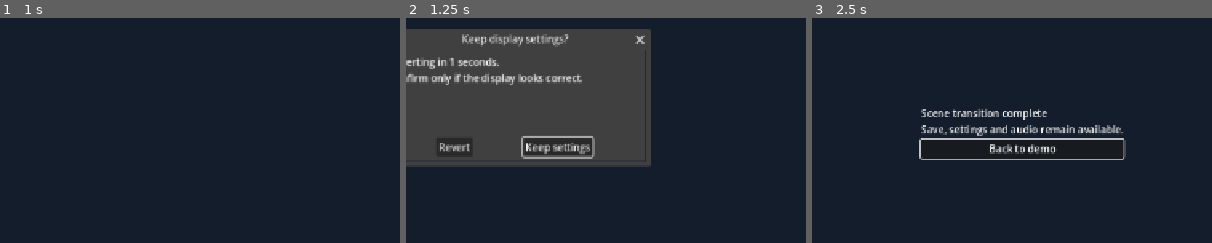
Above: before the commit, frames 1-3 (left to right).
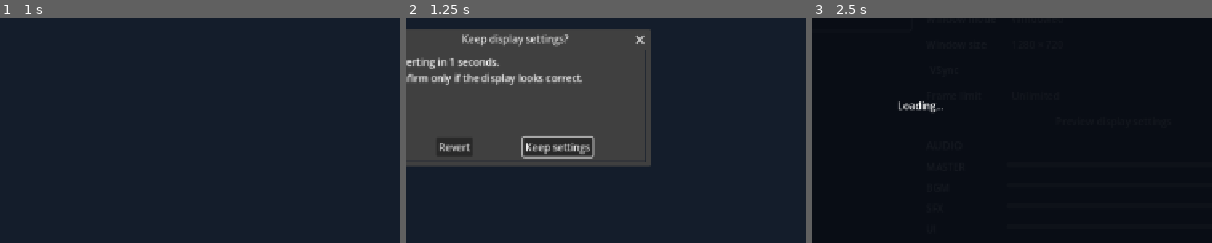
Above: after the commit, the same moments.

Repository: harpuria/godot-pc-template
Game: Godot game, scene res://tests/integration.tscn
Same seed, same stepped clock (60 frames per second), same inputs: the game is played once before the commit and once after it. This scene is started directly instead of the project's main scene.
Inputs (mouse positions are % of the whole screen's width and height, from its top left):
- Up to frame 1 (1 s): tap Enter at 0.5 s; move the mouse to (72, 45) at 0.52 s; hold D (move_right) from 0.53 s (still down); hold Space (primary_action) from 0.53 s (still down); click (72, 45) at 0.67 s
- Up to frame 2 (1.25 s): keep holding D (move_right); keep holding Space (primary_action)
- Up to frame 3 (2.5 s): move the mouse to (30, 55) at 1.27 s; release D (move_right) at 1.28 s; release Space (primary_action) at 1.28 s; hold S (move_down) 1.28-2.03 s; tap Space (primary_action) at 1.35, 2 s; move the mouse to (60, 28) at 2.02 s; hold D (move_right) from 2.03 s (still down); hold Space (primary_action) from 2.03 s (still down); tap Ctrl at 2.1 s
The pictures show only the part of the screen within x 36-86%, y 30-80%; the shares and areas given below are measured in that part.

Frame 1 is identical in both runs. In frame 3, 4.0% of the frame differs, in the area x 21-79%, y 36-64%.
Error before the commit: Invalid access to property or key 'progress' on a base object of type 'Dictionary'. (res://tests/integration.gd:111)
Error after the commit: Invalid access to property or key 'progress' on a base object of type 'Dictionary'. (res://tests/integration.gd:112)

Commit message:
Add reusable pause menu and quit dialogs with close fallbacks
- ui/menus/pause_menu.gd (PauseMenu): Esc/Start menu with resume,
  settings and quit; follows App's "menu" pause reason.
- ui/dialogs/quit_dialogs.gd (QuitDialogs): quit confirmation and
  save-failure dialog (stay / retry / quit without saving). App owns
  the default instance as App.dialogs.
- App: emit pause_reason_changed; show the fallback save-failure dialog
  when no game UI handles quit_failed, so the window close button never
  silently does nothing; allow closing before/after a failed init.
- Bootstrap shows a visible message when init or the main scene fails.
- Demo now uses PauseMenu and App.dialogs instead of private dialogs.
- Tests cover pause menu, reason signals, close fallback and closing
  after a failed init.

Co-Authored-By: Claude Opus 5.5 <noreply@anthropic.com>
Claude-Session: https://claude.ai/code/session_01WmNWBsH2idDUNSkUbD8Xub

Diff:
--- a/autoload/app.gd
+++ b/autoload/app.gd
@@ -7,8 +7,11 @@
 signal quit_requested
 signal quit_failed(error: int)
 signal quitting
+signal pause_reason_changed(reason: String, active: bool)
 var ready_for_game := false
 var store: StoreService
+## 앱 수명의 종료 확인·저장 실패 대화상자. 게임 UI가 신호를 처리하지 않을 때 기본으로 사용한다.
+var dialogs := QuitDialogs.new()
 var _registered_store_adapter: StoreAdapter
 var _pause_reasons: Dictionary = {}
 var _audio_reasons: Dictionary = {}
@@ -16,6 +19,7 @@
 
 func _ready() -> void:
 	process_mode = Node.PROCESS_MODE_ALWAYS
+	add_child(dialogs)
 
 ## 게임 init hook에서 검증한 Adapter를 등록한다. App 초기화 뒤에는 교체하지 않는다.
 func register_store_adapter(adapter: StoreAdapter) -> Error:
@@ -55,6 +59,7 @@
 ## 다른 코드가 먼저 pause한 SceneTree는 App이 임의로 재개하지 않는다.
 func set_paused(reason: String, enabled: bool) -> void:
 	var was_paused := not _pause_reasons.is_empty()
+	var was_active := _pause_reasons.has(reason)
 	if enabled:
 		_pause_reasons[reason] = true
 	else:
@@ -71,6 +76,8 @@
 		_owns_tree_pause = false
 		resumed.emit()
 	_update_audio()
+	if was_active != enabled:
+		pause_reason_changed.emit(reason, enabled)
 
 ## 특정 pause 이유가 활성화되어 있는지 반환한다.
 func has_pause_reason(reason: String) -> bool:
@@ -78,6 +85,9 @@
 
 func _notification(what: int) -> void:
 	if not ready_for_game:
+		# 초기화 전이나 init hook 실패 후에는 저장할 진행이 없으므로 창 닫기를 바로 허용한다.
+		if what == NOTIFICATION_WM_CLOSE_REQUEST:
+			get_tree().quit()
 		return
 	match what:
 		NOTIFICATION_APPLICATION_FOCUS_OUT:
@@ -108,10 +118,13 @@
 	AudioManager.set_suspended(suspend_for_pause or not _audio_reasons.is_empty())
 
 ## 변경된 진행을 저장한 후 종료한다. 실패하면 UI가 복구를 선택할 수 있도록 종료를 보류한다.
+## quit_failed를 구독한 곳이 없으면 기본 저장 실패 대화상자를 표시한다.
 func request_quit() -> Error:
 	var error := SaveManager.flush()
 	if error != OK:
 		quit_failed.emit(error)
+		if quit_failed.get_connections().is_empty():
+			dialogs.show_save_failure(error)
 		return error
 	WindowManager.revert_preview()
 	quitting.emit()
--- a/scenes/bootstrap.gd
+++ b/scenes/bootstrap.gd
@@ -8,13 +8,23 @@
 	var error := run_init_script(path)
 	if error != OK:
 		push_error("Game init script failed (%s): %s" % [error_string(error), path])
-		# 저장 schema나 Adapter 등록이 빠진 상태로 게임을 시작하지 않는다.
+		# 저장 schema나 Adapter 등록이 빠진 상태로 게임을 시작하지 않는다. 창은 닫을 수 있다.
+		_show_failure("The game could not start (%s).\nCheck the log for details." % error_string(error))
 		return
 	App.initialize()
 	var scene := str(GameConfig.value("app", "main_scene", "res://scenes/main.tscn"))
 	error = SceneManager.change_scene(scene)
 	if error != OK:
 		push_error("Cannot open main scene: %s" % scene)
+		_show_failure("Cannot open the main scene:\n%s" % scene)
+
+func _show_failure(message: String) -> void:
+	var label := Label.new()
+	label.text = message
+	label.horizontal_alignment = HORIZONTAL_ALIGNMENT_CENTER
+	label.vertical_alignment = VERTICAL_ALIGNMENT_CENTER
+	label.set_anchors_and_offsets_preset(Control.PRESET_FULL_RECT)
+	add_child(label)
 
 ## RefCounted 초기화 script의 계약을 검사하고 hook을 한 번 호출한다.
 static func run_init_script(path: String) -> Error:
--- a/scenes/demo.gd
+++ b/scenes/demo.gd
@@ -3,9 +3,7 @@
 
 var _status := Label.new()
 var _device := Label.new()
-var _quit_dialog := ConfirmationDialog.new()
-var _error_dialog := AcceptDialog.new()
-var _pause_button: Button
+var _pause_menu := PauseMenu.new()
 var _save_count := 0
 
 func _ready() -> void:
@@ -31,10 +29,10 @@
 	header.add_child(title)
 	var quit_button := Button.new()
 	quit_button.text = "Quit"
-	quit_button.pressed.connect(_show_quit)
+	quit_button.pressed.connect(App.dialogs.confirm_quit)
 	header.add_child(quit_button)
 	var subtitle := Label.new()
-	subtitle.text = "Godot %s · Windows / macOS · %s · %s" % [GameConfig.ENGINE_VERSION, App.store.channel,
+	subtitle.text = "Godot %s · %s · %s · %s" % [GameConfig.ENGINE_VERSION, DesktopPlatform.current(), App.store.channel,
 		"Development Mock" if App.store.is_mock() else ("Store connected" if App.store.available else "Local play")]
 	layout.add_child(subtitle)
 	_status.text = "Ready. Save files live in your user data folder."
@@ -64,7 +62,7 @@
 	_button(actions, "Stop BGM", AudioManager.stop_bgm)
 	_button(actions, "Play SFX", func(): AudioManager.play_sfx(preload("res://assets/demo/tone.wav")))
 	_button(actions, "Play UI sound", func(): AudioManager.play_ui(preload("res://assets/demo/tone.wav")))
-	_pause_button = _button(actions, "Pause / resume", _toggle_pause)
+	_button(actions, "Open pause menu", _pause_menu.open)
 	_button(actions, "Scene transition", func():
 		App.set_paused("menu", false)
 		SceneManager.change_scene("res://scenes/transition_demo.tscn"))
@@ -88,26 +86,10 @@
 	InputManager.device_changed.connect(_update_device)
 	InputManager.controller_connection_changed.connect(func(_id: int, _connected: bool): _update_device(InputManager.active_device))
 	SaveManager.save_failed.connect(func(error: int): _log("Save failed: " + error_string(error)))
-	App.paused.connect(func(): _pause_button.text = "Resume (Esc / Start)")
-	App.resumed.connect(func(): _pause_button.text = "Pause / resume")
-	_quit_dialog.title = "Quit game?"
-	_quit_dialog.dialog_text = "Your progress will be saved before quitting."
-	_quit_dialog.ok_button_text = "Save and quit"
-	_quit_dialog.confirmed.connect(func(): App.request_quit())
-	_quit_dialog.canceled.connect(func(): App.set_paused("quit_dialog", false))
-	add_child(_quit_dialog)
-	_error_dialog.title = "Progress could not be saved"
-	_error_dialog.add_button("Quit without saving", false, "discard")
-	_error_dialog.custom_action.connect(func(action: StringName):
-		if action == &"discard":
-			App.quit_without_saving())
-	_error_dialog.confirmed.connect(func(): App.set_paused("quit_dialog", false))
-	_error_dialog.canceled.connect(func(): App.set_paused("quit_dialog", false))
-	add_child(_error_dialog)
-	App.quit_requested.connect(_show_quit)
-	App.quit_failed.connect(func(error: int):
-		_error_dialog.dialog_text = "Save failed: %s\nYou can stay and retry, or quit without saving." % error_string(error)
-		_error_dialog.popup_centered(Vector2i(460, 200)))
+	# 재사용 pause 메뉴: Esc / Start로 열고 닫는다. 저장 실패 대화상자는 App.dialogs가 기본 제공한다.
+	_pause_menu.operation_failed.connect(func(error: int): _log("Settings: " + error_string(error)))
+	add_child(_pause_menu)
+	App.quit_requested.connect(_on_quit_requested)
 	if SaveManager.write_blocked:
 		_log("Save could not be loaded. Original file preserved; writing is blocked.")
 	first.grab_focus()
@@ -137,12 +119,8 @@
 	var error := SaveManager.load_slot()
 	_log("Loaded demo_count=%s" % SaveManager.data.get("demo_count", 0) if error == OK else "Load failed: " + error_string(error))
 
-func _show_quit() -> void:
-	App.set_paused("quit_dialog", true)
-	_quit_dialog.popup_centered(Vector2i(420, 160))
-
-func _toggle_pause() -> void:
-	App.set_paused("menu", not App.has_pause_reason("menu"))
+func _on_quit_requested() -> void:
+	App.dialogs.confirm_quit()
 
 func _update_device(device: String) -> void:
 	_device.text = "Active input: %s · controllers: %d" % [device, Input.get_connected_joypads().size()]
@@ -152,8 +130,5 @@
 	AppLogger.info("Demo", message)
 
 func _unhandled_input(event: InputEvent) -> void:
-	if event.is_action_pressed("pause") and not event.is_echo() and InputManager.capturing.is_empty():
-		_toggle_pause()
-		get_viewport().set_input_as_handled()
-	elif event.is_action_pressed("primary_action") and not event.is_echo():
+	if event.is_action_pressed("primary_action") and not event.is_echo():
 		_log("Primary action received from " + InputManager.active_device)
--- a/tests/bootstrap_failure.gd
+++ b/tests/bootstrap_failure.gd
@@ -18,6 +18,14 @@
 	await get_tree().process_frame
 	var blocked := not App.ready_for_game and App.store == null and SaveManager.data == {"untouched": true} \
 		and not SceneManager.transitioning and get_tree().current_scene == self
-	print("BOOTSTRAP_FAILURE: entry_blocked=%s" % blocked)
+	var message_shown := bootstrap.get_children().any(func(child: Node): return child is Label)
+	print("BOOTSTRAP_FAILURE: entry_blocked=%s message_shown=%s" % [blocked, message_shown])
 	DirAccess.remove_absolute(SaveManager.storage_path.get_base_dir())
-	get_tree().quit(0 if blocked else 1)
+	if not blocked or not message_shown:
+		get_tree().quit(1)
+		return
+	# 초기화 실패 후에도 창 닫기 요청으로 종료할 수 있어야 한다.
+	App.notification(NOTIFICATION_WM_CLOSE_REQUEST)
+	await get_tree().create_timer(1.0).timeout
+	print("BOOTSTRAP_FAILURE: close_allowed=false")
+	get_tree().quit(1)
--- a/tests/integration.gd
+++ b/tests/integration.gd
@@ -67,6 +67,7 @@
 	_settings_checks()
 	_input_checks()
 	_pause_checks()
+	await _quit_checks()
 	await _service_checks()
 	await _display_checks()
 	await _audio_checks()
@@ -242,6 +243,50 @@
 	GameConfig.config.set_value("lifecycle", "mute_on_focus_loss", mute_on_focus)
 	AudioManager.stop_bgm()
 
+func _quit_checks() -> void:
+	var reason_events: Array[String] = []
+	var reason_listener := func(reason: String, active: bool): reason_events.append("%s:%s" % [reason, active])
+	App.pause_reason_changed.connect(reason_listener)
+	App.set_paused("menu", true)
+	App.set_paused("menu", true)
+	App.set_paused("menu", false)
+	_check(reason_events == ["menu:true", "menu:false"], "Pause reason changes are reported once per transition")
+	App.pause_reason_changed.disconnect(reason_listener)
+	var menu := PauseMenu.new()
+	add_child(menu)
+	menu.open()
+	_check(menu.is_open() and get_tree().paused, "Pause menu opens and pauses")
+	menu.close()
+	_check(not menu.is_open() and not get_tree().paused, "Pause menu closes and resumes")
+	App.set_paused("menu", true)
+	_check(menu.is_open(), "Pause menu follows external menu reason")
+	App.set_paused("menu", false)
+	var pause_event := InputEventAction.new()
+	pause_event.action = &"pause"
+	pause_event.pressed = true
+	menu._unhandled_input(pause_event)
+	_check(menu.is_open(), "Pause action opens the menu")
+	menu._unhandled_input(pause_event)
+	_check(not menu.is_open() and not get_tree().paused, "Pause action closes the menu")
+	menu.queue_free()
+	await get_tree().process_frame
+	# 게임 UI가 종료 신호를 처리하지 않아도 저장 실패 시 창 닫기가 막히지 않아야 한다.
+	_check(App.quit_requested.get_connections().is_empty() and App.quit_failed.get_connections().is_empty(), "No game quit handlers before fallback check")
+	SaveManager.write_blocked = true
+	SaveManager.set_value("quit_probe", 1)
+	App.notification(NOTIFICATION_WM_CLOSE_REQUEST)
+	_check(App.dialogs.is_open() and App.has_pause_reason("quit_dialog") and get_tree().paused, "Unhandled close with failed save shows fallback dialog")
+	App.dialogs._failure.get_ok_button().pressed.emit()
+	_check(not App.dialogs.is_open() and not App.has_pause_reason("quit_dialog") and not get_tree().paused, "Staying after save failure resumes the game")
+	var reported: Array[int] = []
+	var failure_listener := func(error: int): reported.append(error)
+	App.quit_failed.connect(failure_listener)
+	_check(App.request_quit() == ERR_UNAUTHORIZED and reported == [ERR_UNAUTHORIZED] and not App.dialogs.is_open(), "Game quit_failed handler replaces fallback dialog")
+	App.quit_failed.disconnect(failure_listener)
+	SaveManager.write_blocked = false
+	SaveManager.data.erase("quit_probe")
+	_check(SaveManager.flush() == OK, "Save writable after quit checks")
+
 func _service_checks() -> void:
 	var disabled := StoreService.new()
 	var probe := ProbeAdapter.new()
--- /dev/null
+++ b/ui/dialogs/quit_dialogs.gd
@@ -0,0 +1,54 @@
+## 종료 확인과 저장 실패 선택지를 보여 주는 앱 수명 대화상자다. App이 기본 인스턴스를 소유한다.
+class_name QuitDialogs
+extends Node
+
+const PAUSE_REASON := "quit_dialog"
+var _confirm := ConfirmationDialog.new()
+var _failure := AcceptDialog.new()
+
+func _ready() -> void:
+	process_mode = Node.PROCESS_MODE_ALWAYS
+	_confirm.title = "Quit game?"
+	_confirm.dialog_text = "Your progress will be saved before quitting."
+	_confirm.ok_button_text = "Save and quit"
+	_confirm.confirmed.connect(_on_confirmed)
+	_confirm.canceled.connect(_release)
+	add_child(_confirm)
+	_failure.title = "Progress could not be saved"
+	_failure.ok_button_text = "Stay"
+	_failure.add_button("Retry", false, "retry")
+	_failure.add_button("Quit without saving", false, "discard")
+	_failure.confirmed.connect(_release)
+	_failure.canceled.connect(_release)
+	_failure.custom_action.connect(_on_failure_action)
+	add_child(_failure)
+
+## 저장 후 종료할지 묻는다. 확인하면 App.request_quit()을 호출한다.
+func confirm_quit() -> void:
+	App.set_paused(PAUSE_REASON, true)
+	_confirm.popup_centered(Vector2i(420, 160))
+
+## 저장 실패를 알리고 머무르기·재시도·저장 없이 종료 중 하나를 선택받는다.
+func show_save_failure(error: int) -> void:
+	App.set_paused(PAUSE_REASON, true)
+	_failure.dialog_text = "Save failed: %s\nStay and try again later, retry now, or quit without saving." % error_string(error)
+	_failure.popup_centered(Vector2i(480, 200))
+
+## 종료 확인 또는 저장 실패 대화상자가 열려 있는지 반환한다.
+func is_open() -> bool:
+	return _confirm.visible or _failure.visible
+
+func _on_confirmed() -> void:
+	# 게임이 quit_failed를 직접 처리하면 실패 대화상자가 열리지 않으므로 pause 이유를 여기서 해제한다.
+	if App.request_quit() != OK and not _failure.visible:
+		_release()
+
+func _on_failure_action(action: StringName) -> void:
+	_failure.hide()
+	if action == &"retry":
+		App.request_quit()
+	elif action == &"discard":
+		App.quit_without_saving()
+
+func _release() -> void:
+	App.set_paused(PAUSE_REASON, false)
--- /dev/null
+++ b/ui/menus/pause_menu.gd
@@ -0,0 +1,112 @@
+## pause action으로 여는 재사용 메뉴다. 계속하기·설정·종료를 제공하고 App의 "menu" pause 이유를 관리한다.
+class_name PauseMenu
+extends CanvasLayer
+
+signal opened
+signal closed
+signal operation_failed(error: int)
+const PAUSE_REASON := "menu"
+## false이면 pause action을 직접 처리하지 않는다. 게임이 open()/close()를 호출한다.
+@export var handle_pause_action := true
+## 종료 버튼을 표시한다. 종료는 App.dialogs의 확인창을 거친다.
+@export var show_quit_button := true
+var _root := Control.new()
+var _settings_scroll := ScrollContainer.new()
+var _resume: Button
+var _open := false
+
+func _ready() -> void:
+	process_mode = Node.PROCESS_MODE_ALWAYS
+	layer = 50
+	_root.set_anchors_and_offsets_preset(Control.PRESET_FULL_RECT)
+	_root.visible = false
+	add_child(_root)
+	var dim := ColorRect.new()
+	dim.color = Color(0.0, 0.0, 0.0, 0.6)
+	dim.set_anchors_and_offsets_preset(Control.PRESET_FULL_RECT)
+	_root.add_child(dim)
+	var center := CenterContainer.new()
+	center.set_anchors_and_offsets_preset(Control.PRESET_FULL_RECT)
+	_root.add_child(center)
+	var panel := PanelContainer.new()
+	center.add_child(panel)
+	var layout := VBoxContainer.new()
+	layout.add_theme_constant_override("separation", 10)
+	panel.add_child(layout)
+	var title := Label.new()
+	title.text = "PAUSED"
+	title.horizontal_alignment = HORIZONTAL_ALIGNMENT_CENTER
+	title.add_theme_font_size_override("font_size", 24)
+	layout.add_child(title)
+	_resume = _button(layout, "Resume", close)
+	_button(layout, "Settings", _toggle_settings)
+	if show_quit_button:
+		_button(layout, "Quit", App.dialogs.confirm_quit)
+	_settings_scroll.custom_minimum_size = Vector2(520, 360)
+	_settings_scroll.horizontal_scroll_mode = ScrollContainer.SCROLL_MODE_DISABLED
+	_settings_scroll.visible = false
+	layout.add_child(_settings_scroll)
+	var settings := SettingsPanel.new()
+	settings.size_flags_horizontal = Control.SIZE_EXPAND_FILL
+	settings.operation_failed.connect(func(error: int): operation_failed.emit(error))
+	_settings_scroll.add_child(settings)
+	App.pause_reason_changed.connect(_on_pause_reason_changed)
+	_sync(App.has_pause_reason(PAUSE_REASON))
+
+## 메뉴를 열고 게임을 멈춘다.
+func open() -> void:
+	App.set_paused(PAUSE_REASON, true)
+
+## 메뉴를 닫는다. 다른 pause 이유가 남아 있으면 게임은 계속 멈춰 있다.
+func close() -> void:
+	App.set_paused(PAUSE_REASON, false)
+
+## 메뉴 열림 상태를 전환한다.
+func toggle() -> void:
+	if _open:
+		close()
+	else:
+		open()
+
+## 메뉴가 열려 있는지 반환한다.
+func is_open() -> bool:
+	return _open
+
+func _unhandled_input(event: InputEvent) -> void:
+	if not handle_pause_action or not InputManager.capturing.is_empty() or App.dialogs.is_open() or WindowManager.previewing:
+		return
+	if event.is_action_pressed("pause") and not event.is_echo():
+		if _open and _settings_scroll.visible:
+			_toggle_settings()
+		else:
+			toggle()
+		get_viewport().set_input_as_handled()
+
+func _button(parent: Control, text: String, callback: Callable) -> Button:
+	var button := Button.new()
+	button.text = text
+	button.custom_minimum_size = Vector2(220, 36)
+	button.pressed.connect(callback)
+	parent.add_child(button)
+	return button
+
+func _toggle_settings() -> void:
+	_settings_scroll.visible = not _settings_scroll.visible
+	if not _settings_scroll.visible:
+		_resume.grab_focus()
+
+func _on_pause_reason_changed(reason: String, active: bool) -> void:
+	if reason == PAUSE_REASON:
+		_sync(active)
+
+func _sync(active: bool) -> void:
+	if active == _open:
+		return
+	_open = active
+	_root.visible = active
+	_settings_scroll.visible = false
+	if active:
+		_resume.grab_focus()
+		opened.emit()
+	else:
+		closed.emit()
Not shown, added: ui/dialogs/quit_dialogs.gd.uid
Not shown, added: ui/menus/pause_menu.gd.uid
